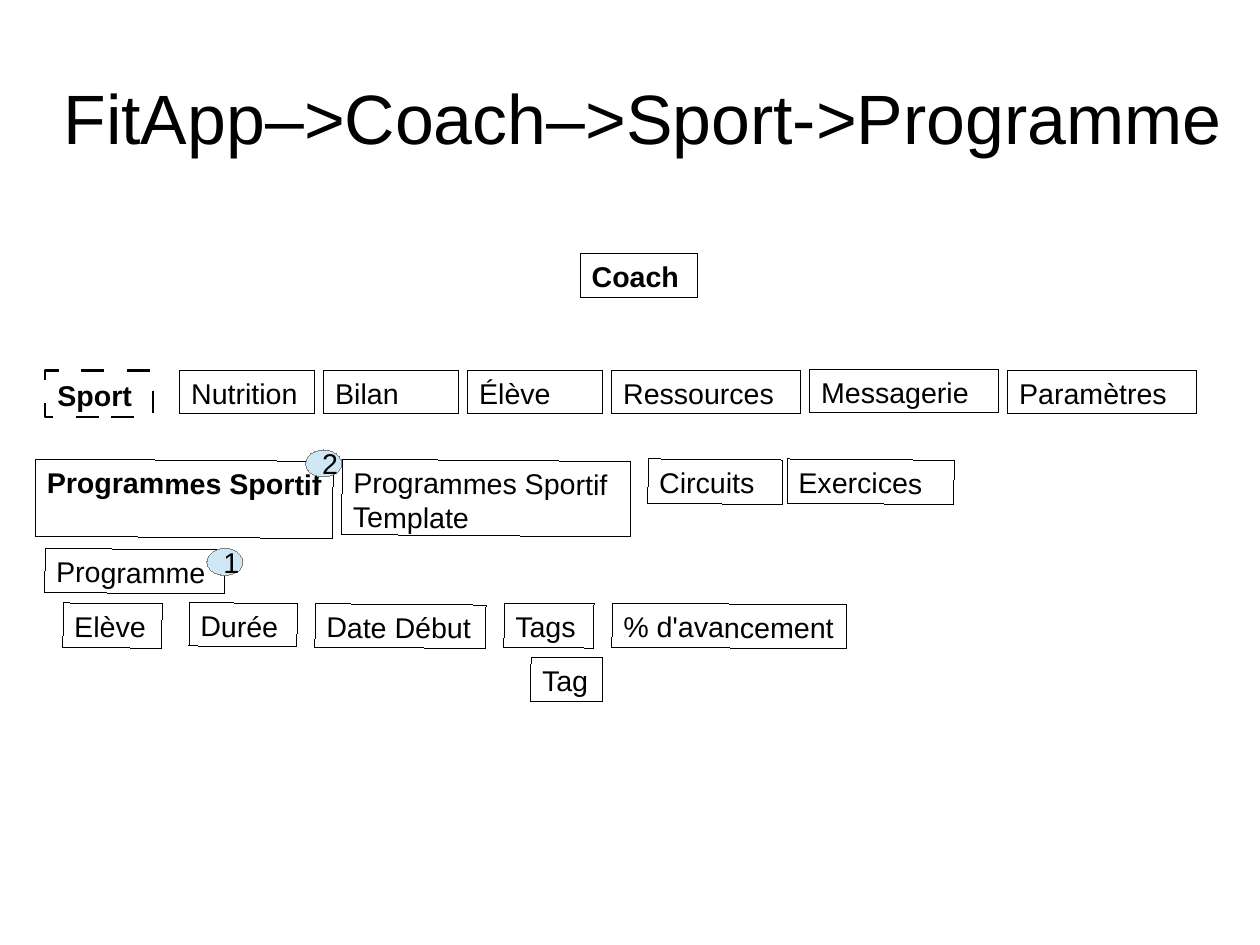
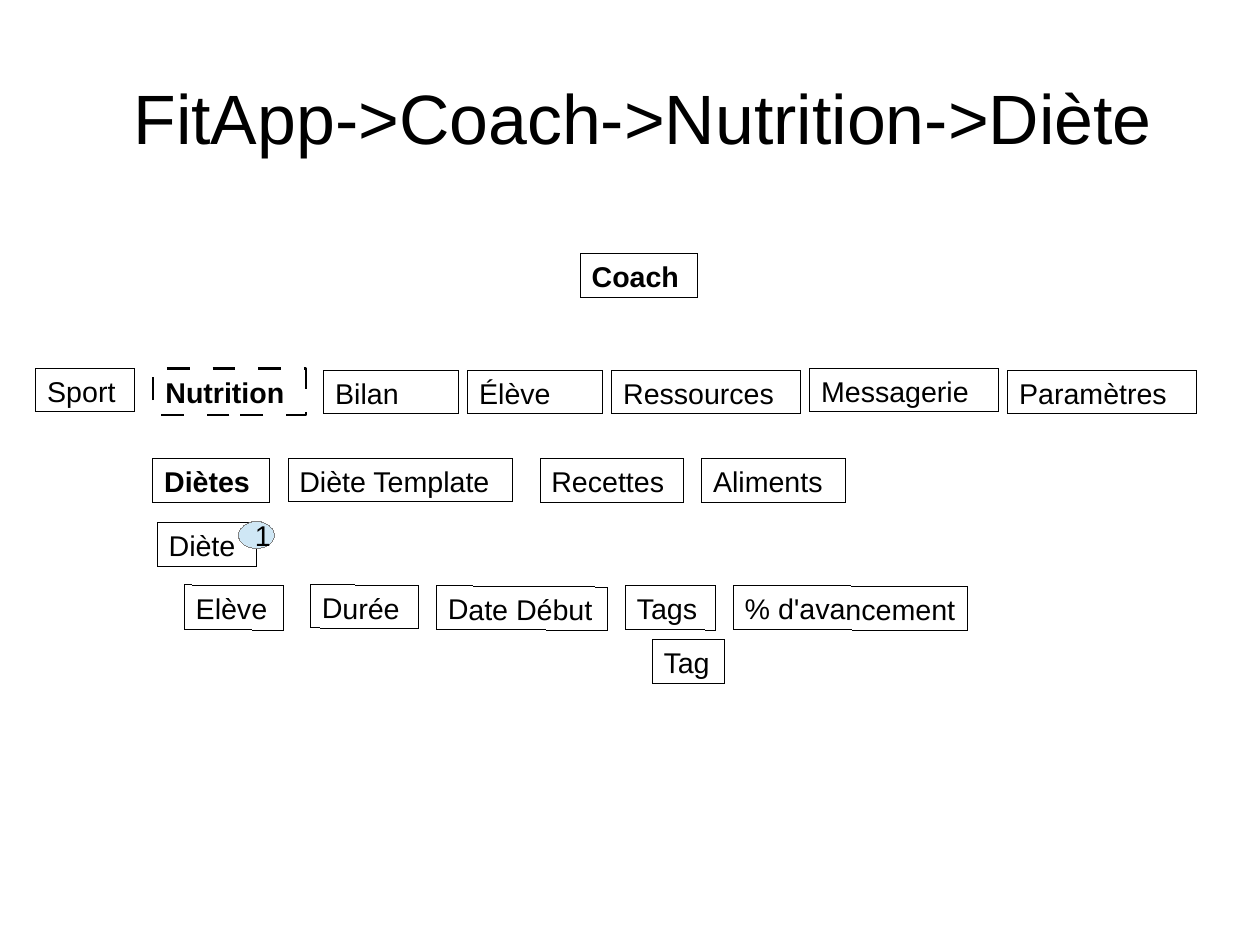
Before and after one commit to NicolasGavard/WebVysionSportV2, a slide deck: slide 23 of Documentations/FitApp - Nutrition v1.02.odp (slide 22 before the commit). Drawn at 1260x945 pixels with LibreOffice and Linux fonts; fonts in the diff are those of the drawing. Boxes give left, top, right and bottom in pixels: in the first picture for what was removed or moved away, otherwise in the second. Text is boxed around its words. In the diff, an @@ line names an element or a change of style, - is before the commit and + after.

Commit message:
Doc Nutrition

```diff
--- a/Documentations/FitApp - Nutrition v1.02.odp
+++ b/Documentations/FitApp - Nutrition v1.02.odp
@@ title at [133, 92, 1151, 157]: text changed @@
-FitApp–>Coach–>Sport->Programme
+FitApp->Coach->Nutrition->Diète
@@ rectangle "Sport": place and size @@
-rectangle "Sport" at [45, 370, 152, 417]
+rectangle "Sport" at [35, 368, 135, 412]
@@ rectangle "Sport" at [35, 368, 135, 412]: bold off; outline #000000 1.5 pt to #000000 0 pt @@
@@ rectangle "Nutrition": place and size @@
-rectangle "Nutrition" at [180, 370, 314, 414]
+rectangle "Nutrition" at [153, 368, 306, 415]
@@ rectangle "Nutrition" at [153, 368, 306, 415]: bold on; outline #000000 0 pt to #000000 1.5 pt @@
@@ rectangle removed at [35, 459, 333, 540] @@
-Programmes Sportif
@@ rectangle added at [153, 458, 270, 503], outline #000000 0 pt, 18 pt, text #000000, bold @@
+Diètes
@@ rectangle "Diète Template": place and size @@
-rectangle "Diète Template" at [342, 460, 630, 537]
+rectangle "Diète Template" at [288, 458, 513, 502]
@@ text in rectangle at [299, 471, 489, 498]: text changed @@
-Programmes Sportif
-Template
+Diète Template
@@ ellipse removed at [305, 450, 341, 478] @@
-2
@@ rectangle added at [541, 458, 685, 503], outline #000000 0 pt, 18 pt, text #000000 @@
+Recettes
@@ rectangle removed at [648, 459, 783, 505] @@
-Circuits
@@ rectangle added at [702, 458, 846, 502], outline #000000 0 pt, 18 pt, text #000000 @@
+Aliments
@@ rectangle removed at [788, 459, 955, 505] @@
-Exercices
@@ rectangle added at [158, 522, 256, 568], outline #000000 0 pt, 18 pt, text #000000 @@
+Diète
@@ ellipse "1": place and size @@
-ellipse "1" at [207, 549, 242, 576]
+ellipse "1" at [239, 521, 274, 549]
@@ rectangle removed at [44, 548, 224, 594] @@
-Programme
@@ 4 rectangles: place and size @@
-4 rectangles at [63, 603, 595, 649]
+4 rectangles at [185, 585, 716, 631]
@@ rectangle "% d'avancement": place and size @@
-rectangle "% d'avancement" at [613, 603, 847, 649]
+rectangle "% d'avancement" at [734, 586, 969, 632]
@@ rectangle "Tag": place and size @@
-rectangle "Tag" at [530, 657, 603, 702]
+rectangle "Tag" at [653, 639, 725, 684]
```
Also in this commit, not shown: 14 other slides changed, 6 slides added, 6 slides removed, 1 other file.
